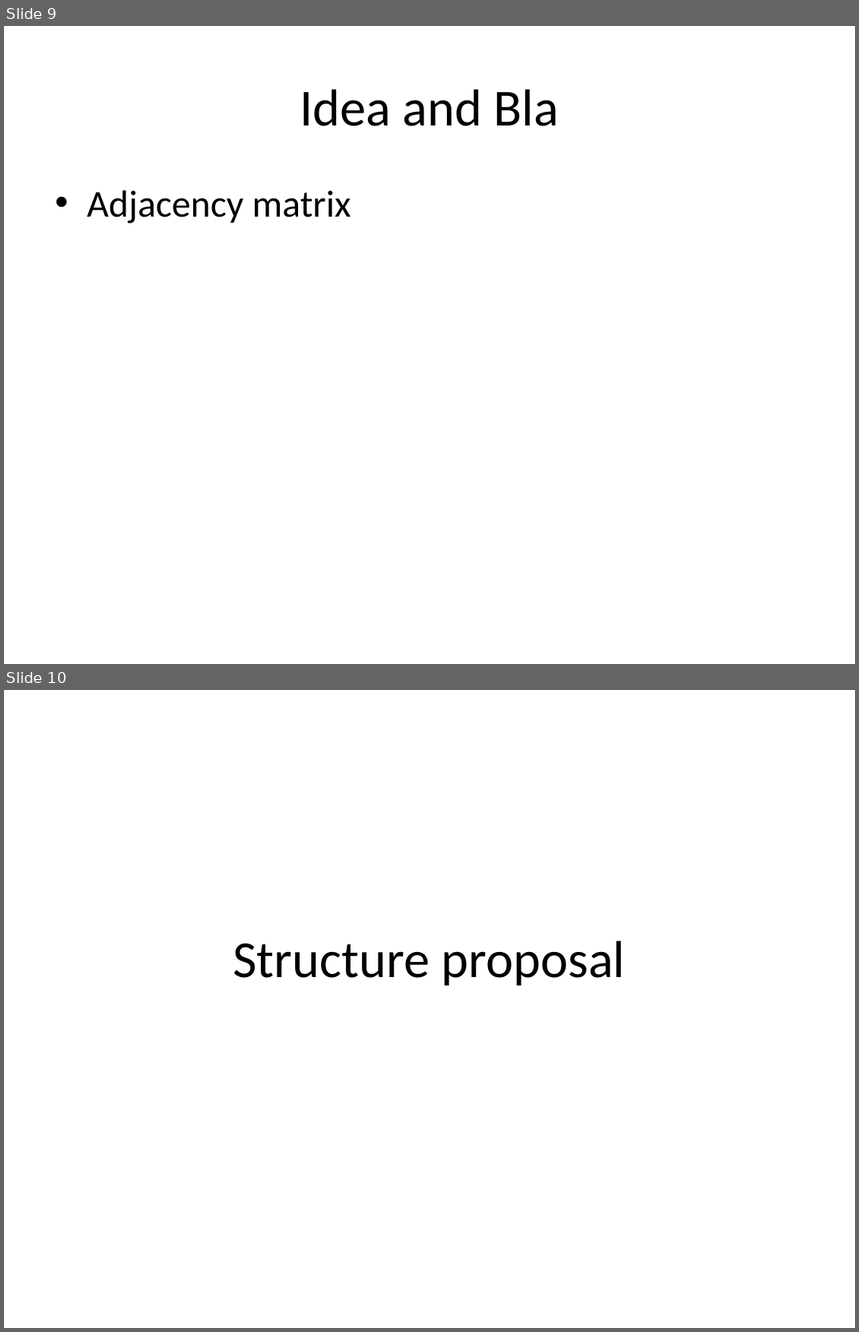
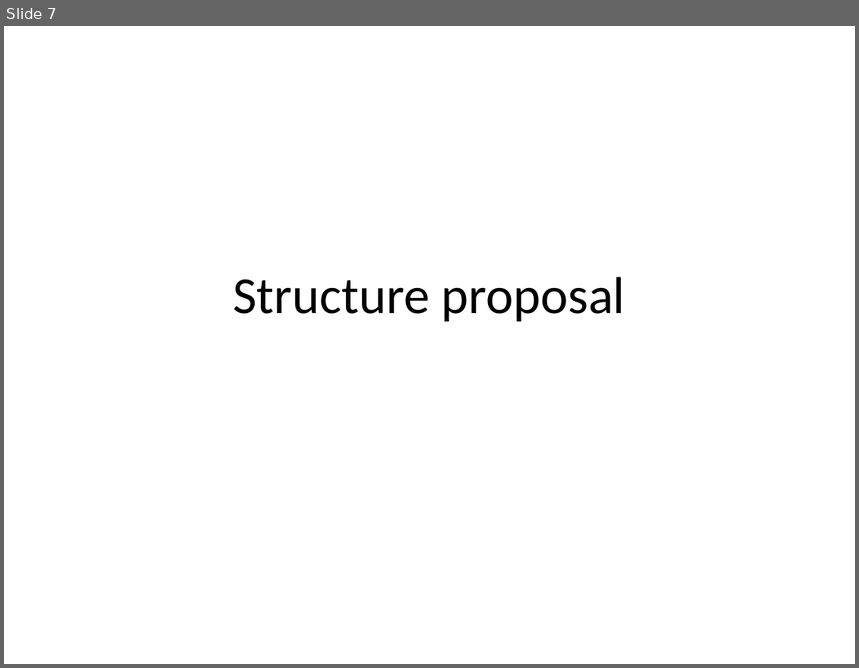
Before and after one commit to EleSwag/Elias-und-Mario, a slide deck: presentation/Test.pptx. Shown one above the other, each under a label of ours: slides 9 and 10 before the commit, slide 7 after it. The pictures are 859x1332 and 859x668 pixels, drawn with LibreOffice and Linux fonts; fonts in the diff are those of the drawing. Boxes give left, top, right and bottom in pixels: in the first picture for what was removed or moved away, otherwise in the second. Text is boxed around its words. In the diff, an @@ line names an element or a change of style, - is before the commit and + after.

```diff
--- a/presentation/Test.pptx
+++ b/presentation/Test.pptx
@@ slide 9 removed at <box>4,26,855,664</box>, background #FFFFFF @@
@@ title removed at <box>300,89,560,126</box> @@
-Idea and Bla
@@ text removed at <box>87,190,351,224</box> @@
-• Adjacency matrix
@@ what was slide 10 is now slide 7 @@
```
Also in this commit, not shown: 2 slides changed, 2 other slides removed, 1 other file.
